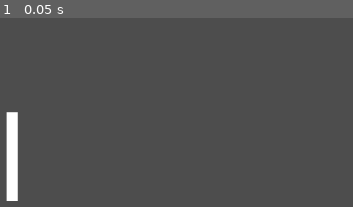
Above: before the commit, frame 1.
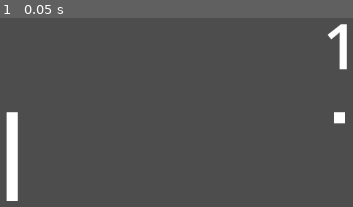
Above: after the commit, the same moment.

Repository: Lukaniko2/PongProject
Game: Godot game, scene res://PongScene.tscn
Two runs of this game, one before a commit and one after it. Both use one fixed random seed, a clock stepped at 60 frames per second and the inputs below.
Inputs:
- Up to frame 1 (0.05 s): no input

The runs differ from the first frame. In frame 1, 0.9% of the frame differs, in the area x 92-99%, y 3-57%.

Commit message:
Added Scene Nodes Added all the other nodes that will go into the Pong Game like the ball, collision walls, and the UI text

Diff:
--- a/ponggame/PongScene.tscn
+++ b/ponggame/PongScene.tscn
@@ -1,7 +1,19 @@
-[gd_scene load_steps=2 format=3 uid="uid://0b8grbyjs1xl"]
+[gd_scene load_steps=6 format=3 uid="uid://0b8grbyjs1xl"]
 
 [sub_resource type="RectangleShape2D" id="RectangleShape2D_3ym7w"]
 size = Vector2(16, 128)
+
+[sub_resource type="RectangleShape2D" id="RectangleShape2D_2nr68"]
+size = Vector2(16, 16)
+
+[sub_resource type="RectangleShape2D" id="RectangleShape2D_577ef"]
+size = Vector2(1170, 42)
+
+[sub_resource type="RectangleShape2D" id="RectangleShape2D_ugfea"]
+size = Vector2(34, 696)
+
+[sub_resource type="RectangleShape2D" id="RectangleShape2D_chlj6"]
+size = Vector2(136, 698)
 
 [node name="Node2D" type="Node2D"]
 
@@ -15,3 +27,44 @@
 [node name="CollisionShape2D" type="CollisionShape2D" parent="Player"]
 position = Vector2(8, 64)
 shape = SubResource("RectangleShape2D_3ym7w")
+
+[node name="Ball" type="CharacterBody2D" parent="."]
+position = Vector2(568, 240)
+
+[node name="ColorRect" type="ColorRect" parent="Ball"]
+offset_right = 16.0
+offset_bottom = 16.0
+
+[node name="CollisionShape2D" type="CollisionShape2D" parent="Ball"]
+position = Vector2(8, 8)
+shape = SubResource("RectangleShape2D_2nr68")
+
+[node name="Walls" type="StaticBody2D" parent="."]
+
+[node name="Top Wall" type="CollisionShape2D" parent="Walls"]
+position = Vector2(575, 11)
+shape = SubResource("RectangleShape2D_577ef")
+
+[node name="Bottom Wall" type="CollisionShape2D" parent="Walls"]
+position = Vector2(576, 664)
+shape = SubResource("RectangleShape2D_577ef")
+
+[node name="Bottom Wall2" type="CollisionShape2D" parent="Walls"]
+position = Vector2(1175, 332)
+shape = SubResource("RectangleShape2D_ugfea")
+
+[node name="Area2D" type="Area2D" parent="."]
+
+[node name="Left Area" type="CollisionShape2D" parent="Area2D"]
+position = Vector2(-76, 339)
+shape = SubResource("RectangleShape2D_chlj6")
+
+[node name="CanvasLayer" type="CanvasLayer" parent="."]
+
+[node name="Label" type="Label" parent="CanvasLayer"]
+offset_left = 552.0
+offset_top = 80.0
+offset_right = 604.0
+offset_bottom = 205.0
+theme_override_font_sizes/font_size = 91
+text = "1"
--- /dev/null
+++ b/ponggame/TestingScene.tscn
@@ -0,0 +1,3 @@
+[gd_scene format=3 uid="uid://wnr1gd2kak5q"]
+
+[node name="Node2D" type="Node2D"]
